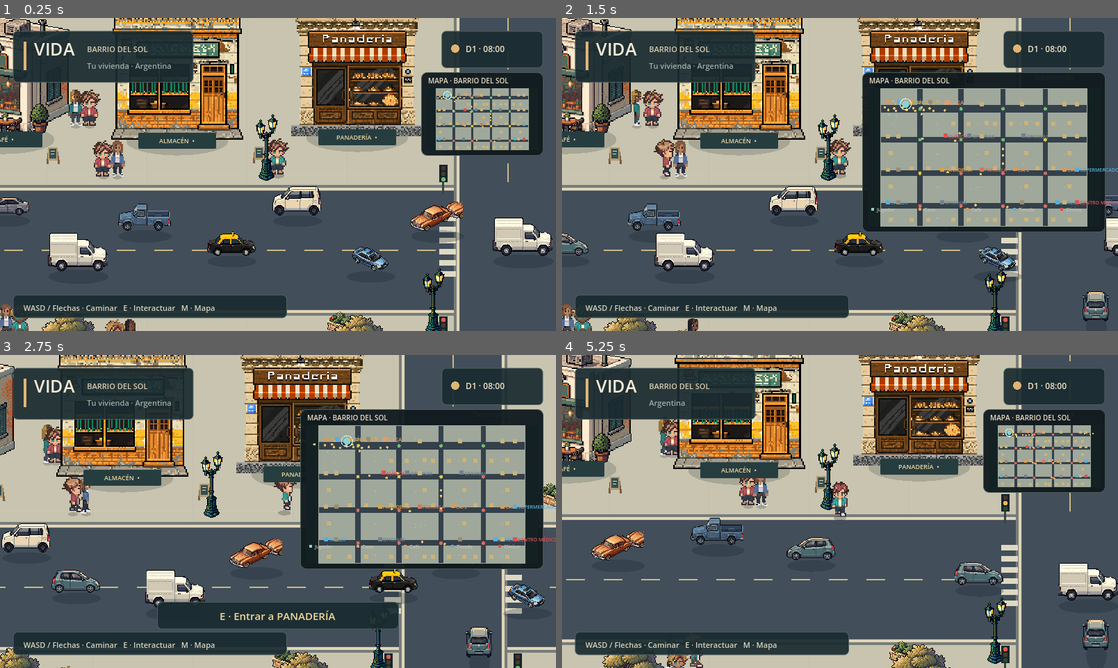
Above: before the commit, frames 1-4 (two rows, left to right).
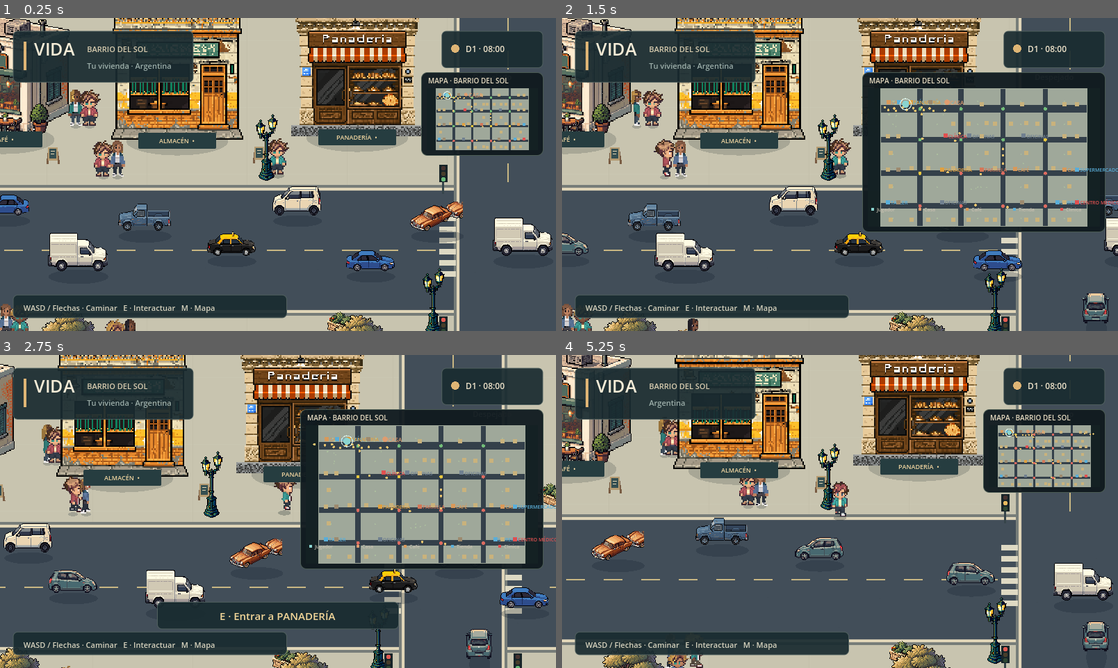
Above: after the commit, the same moments.

Repository: AgustinWojtyszyn/Life--simulador-de-vida
Game: Godot game, scene res://scenes/playground.tscn
Two runs of this game, one before a commit and one after it. Both use one fixed random seed, a clock stepped at 60 frames per second and the inputs below. This scene is started directly instead of the project's main scene.
Inputs (mouse positions are in pixels of both pictures, inside the frame that each line leads up to):
- Up to frame 1 (0.25 s): no input
- Up to frame 2 (1.5 s): drag from (1045, 115) to (895, 105) at 0.52 s; drag from (728, 190) to (812, 237) at 1.27 s
- Up to frame 3 (2.75 s): move the mouse to (333, 442) at 2.02 s; hold D (move_right) from 2.03 s (still down); tap E (interact) at 2.1 s
- Up to frame 4 (5.25 s): release D (move_right) at 2.75 s; drag from (812, 574) to (673, 464) at 2.77 s; move the mouse to (1006, 558) at 3.52 s; hold A (move_left) 3.53-4.25 s; tap E (interact) at 3.6, 5.1 s; drag from (673, 464) to (756, 433) at 4.27 s; move the mouse to (867, 511) at 5.02 s; hold S (move_down) from 5.03 s (still down); click (867, 511) at 5.17 s

The runs differ from the first frame. In frame 1, 0.7% of the frame differs, in the area x 0-71%, y 56-81%; in frame 2, 0.7%; in frame 3, 1.4%; in frame 4, 2.1%, in the area x 23-100%, y 24-95%.

Commit message:
fix(traffic): replace defective car views and preserve safe waiting

Diff:
--- a/scripts/city_vehicle.gd
+++ b/scripts/city_vehicle.gd
@@ -33,9 +33,6 @@
 var cached_gap := 99999.0
 ## Lane offset: lateral displacement from route centreline (negative = left, positive = right)
 var lane_offset := 0.0
-## Anti-congestion: tracks time spent near-stationary
-var stuck_timer := 0.0
-const STUCK_THRESHOLD_SECS := 9.0
 
 const CATEGORIES := {
 	"colectivo": {"speed": 158.0, "acceleration": 36.0, "braking": 155.0, "half_length": 55.0},
@@ -212,17 +209,10 @@
 	# Do not spawn periodic per-car engine clips. A cluster of nearby vehicles
 	# used to create a machine-gun-like audio pattern and unnecessary audio nodes.
 	current_speed = move_toward(current_speed, safe_speed, (braking if current_speed > safe_speed else driver_acceleration) * delta)
-	# ── Anti-congestion failsafe ───────────────────────────────────────────────
-	if current_speed < 8.0 and gap < 12.0:
-		stuck_timer += delta
-	else:
-		stuck_timer = maxf(0.0, stuck_timer - delta * 0.5)
-	if stuck_timer >= STUCK_THRESHOLD_SECS:
-		stuck_timer = 0.0
-		_escape_jam()
-		return
-	# ──────────────────────────────────────────────────────────────────────────
+	# Waiting at a red light or behind a pedestrian is valid. Never teleport
+	# through a queue after a timeout: the same rules apply to every model.
 	var step := minf(current_speed * delta, gap)
+	cached_gap = maxf(0.0, cached_gap - step)
 	var previous := position
 	if route_points.is_empty():
 		var new_x := route_left + fposmod(position.x + direction * step - route_left, route_length())
@@ -238,20 +228,6 @@
 	collider.rotation = heading
 	update_art()
 	queue_redraw()
-
-func _escape_jam() -> void:
-	# Teleport the stuck vehicle to a clear point 400px ahead on its route
-	if route_points.is_empty():
-		# Straight lane: jump ahead 350px in travel direction
-		position.x = route_left + fposmod(
-			position.x + direction * 350.0 - route_left, route_length())
-	else:
-		# Circuit: advance progress by 300px of arc
-		progress = fposmod(progress + 300.0, curve.get_baked_length())
-		position = curve.sample_baked(progress)
-	current_speed = cruise_speed * 0.5
-	cached_gap = 99999.0
-	proximity_clock = 0.0
 
 func update_art() -> void:
 	var index := posmod(roundi(heading / (PI / 4.0)), 8)
--- a/tests/traffic_test.gd
+++ b/tests/traffic_test.gd
@@ -68,7 +68,7 @@
 	car.current_speed = 66.0
 	car.proximity_clock = 0.0
 	player.position = Vector2(465, car.position.y - 10.0)
-	for i in 240:
+	for i in 720:
 		car._physics_process(1.0 / 60.0)
 	check(car.position.x < player.position.x - car.half_width - 12, "Car must brake before the resident")
 	check(car.current_speed < 0.1, "Car must wait for the crossing to clear")
Binary file changed: assets/vehicles/sedan/east.png
Binary file changed: assets/vehicles/sedan/north-east.png
Binary file changed: assets/vehicles/sedan/north-west.png
Binary file changed: assets/vehicles/sedan/north.png
Binary file changed: assets/vehicles/sedan/south-east.png
Binary file changed: assets/vehicles/sedan/south-west.png
Binary file changed: assets/vehicles/sedan/south.png
Binary file changed: assets/vehicles/sedan/west.png
Binary file changed: assets/vehicles/sports/east.png
Binary file changed: assets/vehicles/sports/north-east.png
Binary file changed: assets/vehicles/sports/north-west.png
Binary file changed: assets/vehicles/sports/north.png
(and 4 more such lines)
